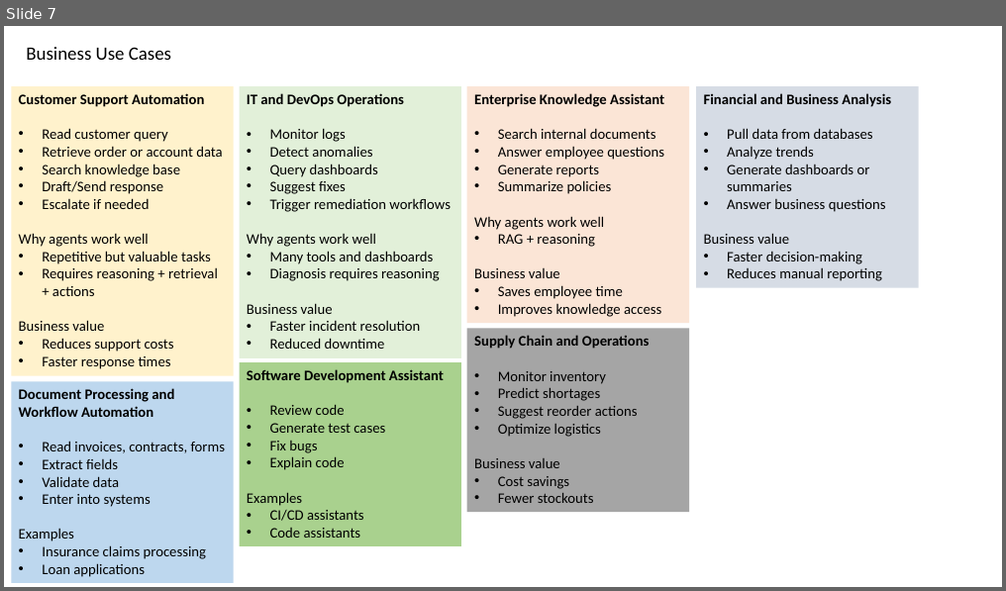
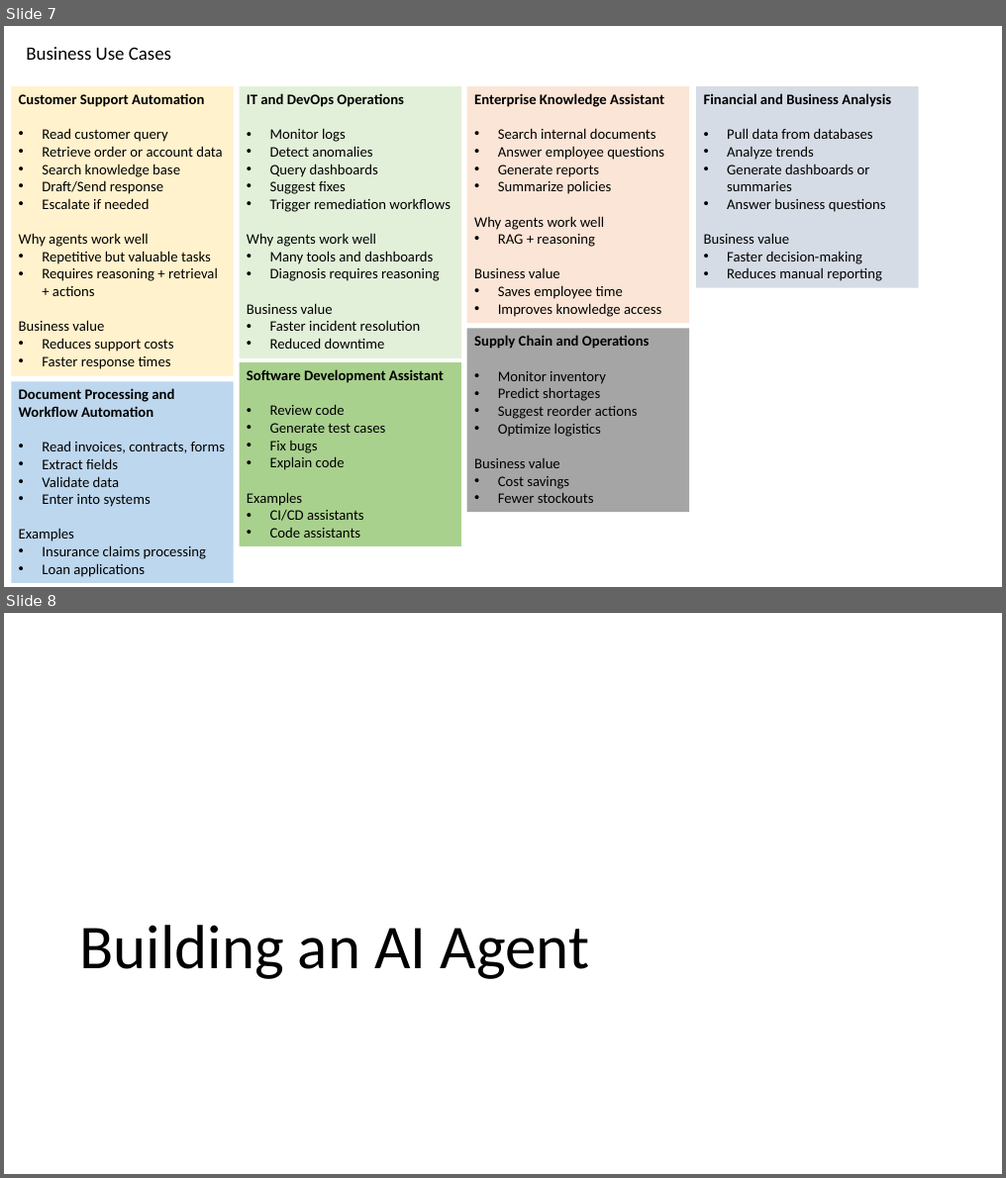
Before and after one commit to atulkahatecdac/agenticai_real, a slide deck: presentation/no-code-low-code-realpage.pptx. Shown one above the other, each under a label of ours: slide 7 before the commit, slides 7 and 8 after it. The pictures are 1006x591 and 1006x1178 pixels, drawn with LibreOffice and Linux fonts; fonts in the diff are those of the drawing. Boxes give left, top, right and bottom in pixels: in the first picture for what was removed or moved away, otherwise in the second. Text is boxed around its words. In the diff, an @@ line names an element or a change of style, - is before the commit and + after.

```diff
--- a/presentation/no-code-low-code-realpage.pptx
+++ b/presentation/no-code-low-code-realpage.pptx
@@ slide 8 added at (4, 613, 1002, 1174), background #FFFFFF @@
@@ title added at (79, 925, 589, 979), 60 pt, text #000000 @@
+Building an AI Agent
```
Also in this commit, not shown: 1 slide changed, 11 other slides added, 1 other file.
